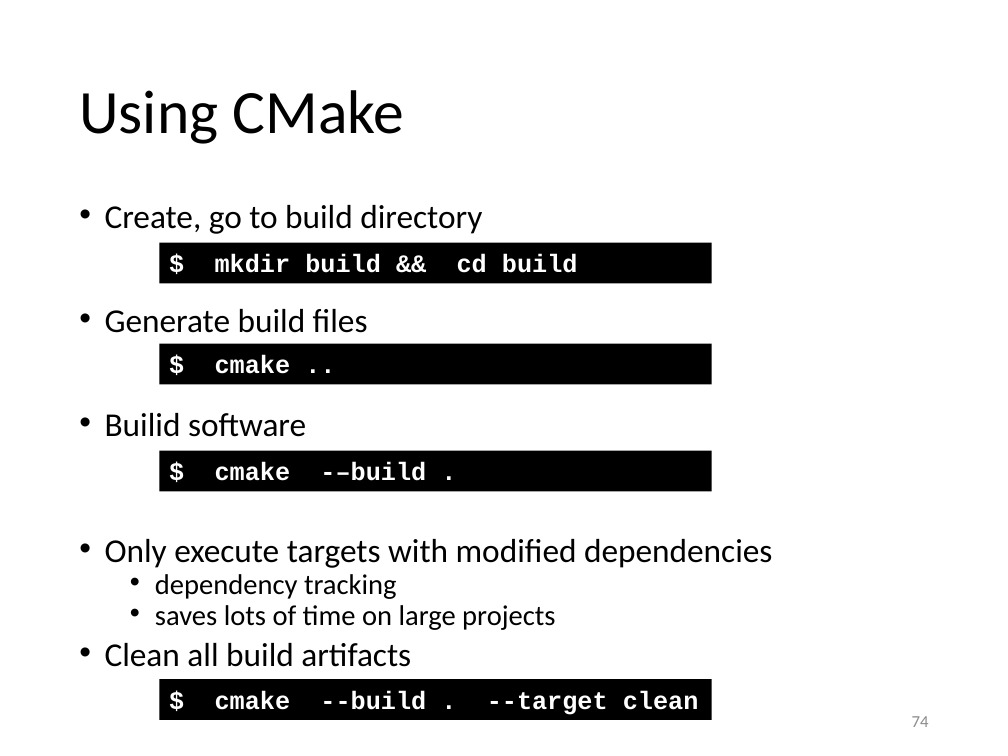
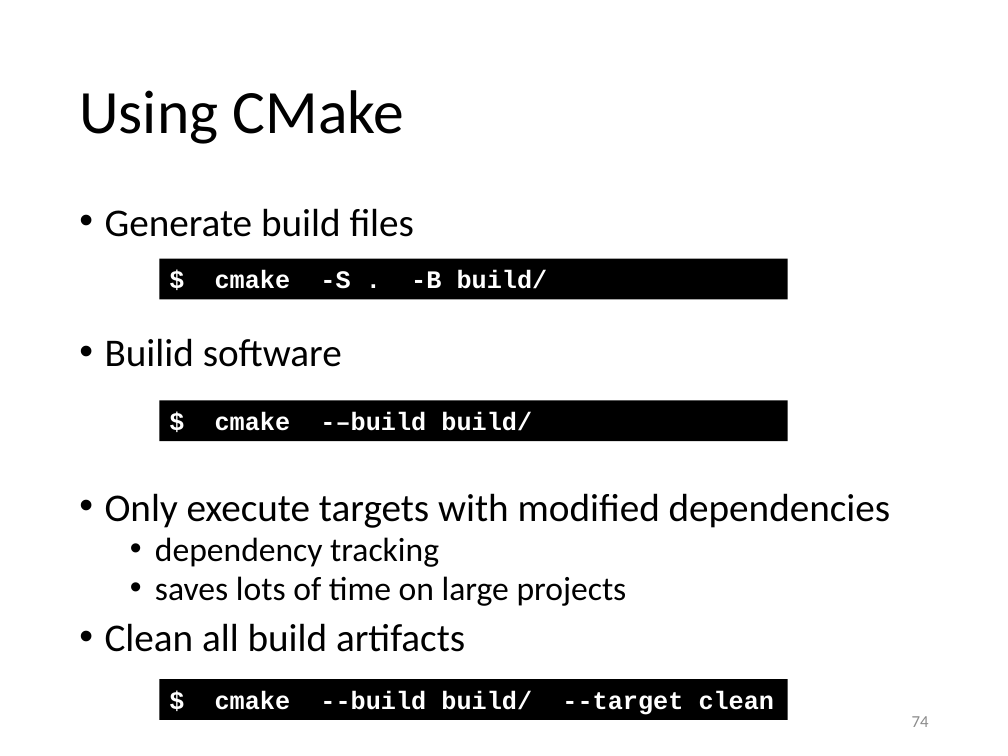
Before and after one commit to gjbex/Scientific-C-plus-plus, a slide deck: slide 74 of scientific_cpp.pptx. Drawn at 1008x756 pixels with LibreOffice and Linux fonts; fonts in the diff are those of the drawing. Boxes give left, top, right and bottom in pixels: in the first picture for what was removed or moved away, otherwise in the second. Text is boxed around its words. In the diff, an @@ line names an element or a change of style, - is before the commit and + after.

Commit message:
Fix issues
* Modernize CMakeLists.txt file
* Don't cd into build directoy with CMake
* Lists don't have []/.at

```diff
--- a/scientific_cpp.pptx
+++ b/scientific_cpp.pptx
@@ text "Generate build files" at (x1=105, y1=208, x2=891, y2=652): size 23.8 to 28 pt in "Generate build files", "Builid software", "Only execute targets with modified dependencies", "Clean all build artifacts"; size 20.4 to 24 pt in "dependency tracking", "saves lots of time on large projects"; line spacing 0.7 to 0.8 @@
@@ text at (x1=105, y1=205, x2=482, y2=234): paragraph removed @@
-• Create, go to build directory
@@ rectangle "$ cmake -S . -B ..." resized from (x1=159, y1=344, x2=712, y2=384) to (x1=159, y1=259, x2=787, y2=299) @@
@@ rectangle removed at (x1=159, y1=243, x2=712, y2=283) @@
-$ mkdir build && cd build
@@ text in rectangle at (x1=215, y1=270, x2=548, y2=289): text changed @@
-$ cmake ..
+$ cmake -S . -B build/
@@ rectangle "$ cmake -–build build/" resized from (x1=159, y1=451, x2=712, y2=491) to (x1=159, y1=400, x2=787, y2=440) @@
@@ text in rectangle at (x1=215, y1=412, x2=532, y2=431): text changed @@
-$ cmake -–build .
+$ cmake -–build build/
@@ rectangle "$ cmake --build build/ --target ..." resized from (x1=159, y1=679, x2=712, y2=720) to (x1=159, y1=679, x2=787, y2=720) @@
@@ text in rectangle at (x1=215, y1=690, x2=775, y2=715): text changed @@
-$ cmake --build . --target clean
+$ cmake --build build/ --target clean
```
Also in this commit, not shown: 3 other slides changed.
